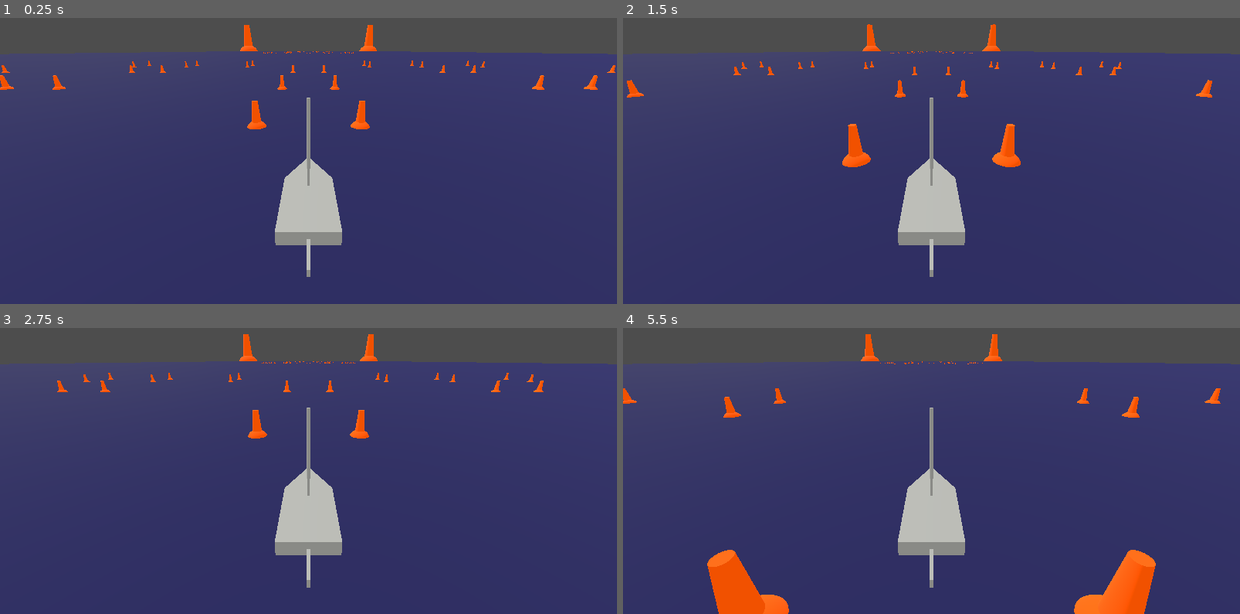
Above: before the commit, frames 1-4 (two rows, left to right).
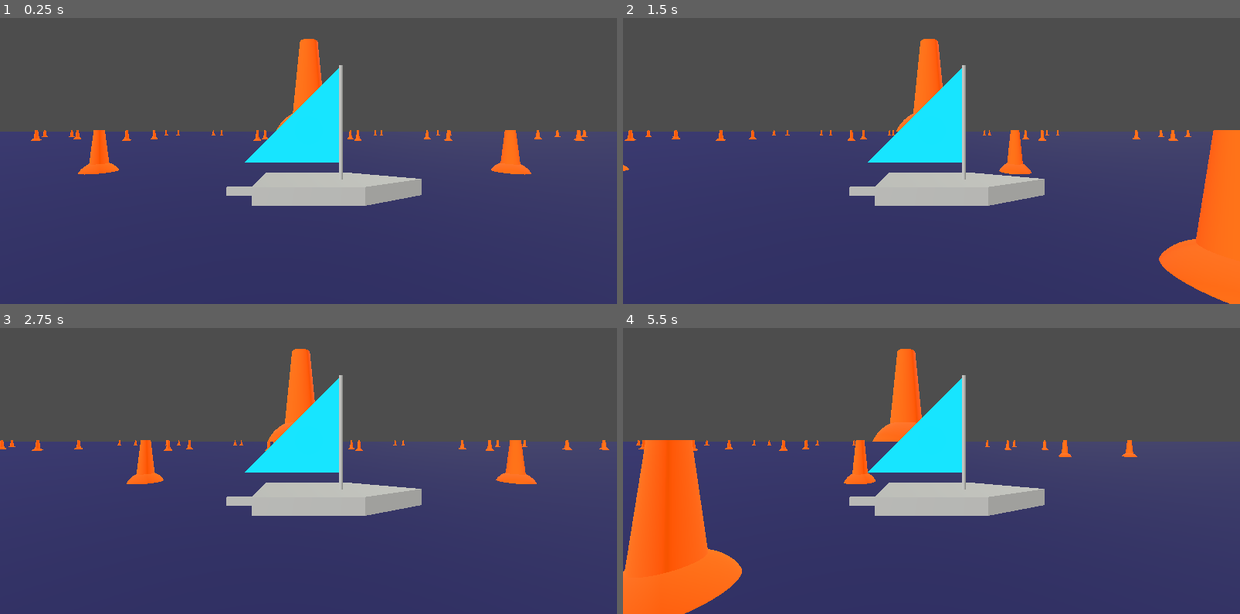
Above: after the commit, the same moments.

Repository: Wake1st/SailingSim
Game: Godot game, scene res://main.tscn
The game is run twice, just before and just after one commit, with the same random seed, the same clock (stepped at 60 frames per second) and the same inputs. The engine's default icon, where the game draws it, is replaced by a stand-in: a white triangle on a blue panel in a dark square.
Inputs:
- Up to frame 1 (0.25 s): no input
- Up to frame 2 (1.5 s): no input
- Up to frame 3 (2.75 s): no input
- Up to frame 4 (5.5 s): no input

The runs differ from the first frame. In frame 1, 35% of the frame differs, in the area x 0-100%, y 2-91%; in frame 2, 39%; in frame 3, 34%; in frame 4, 44%, in the area x 0-100%, y 2-100%.

Commit message:
dynamicaly generating sail

Diff:
--- a/boat.tscn
+++ b/boat.tscn
@@ -1,6 +1,7 @@
 [gd_scene load_steps=11 format=3 uid="uid://cjq22l0ukevnd"]
 
 [ext_resource type="Script" path="res://boat.gd" id="1_i3k2c"]
+[ext_resource type="PackedScene" uid="uid://2jgpjk614sri" path="res://boat/sail_mesh.tscn" id="2_am1mg"]
 [ext_resource type="PackedScene" uid="uid://bpc6rcc3klp3o" path="res://camera.tscn" id="2_fiwv8"]
 [ext_resource type="PackedScene" uid="uid://caplqjcoksbvr" path="res://dev/wind_curve.tscn" id="3_pm528"]
 
@@ -21,9 +22,6 @@
 top_radius = 0.06
 bottom_radius = 0.06
 height = 4.0
-
-[sub_resource type="QuadMesh" id="QuadMesh_bkxa1"]
-size = Vector2(2, 3)
 
 [sub_resource type="BoxMesh" id="BoxMesh_yq470"]
 size = Vector3(0.1, 1, 1)
@@ -59,15 +57,8 @@
 [node name="SailRoot" type="Node3D" parent="."]
 unique_name_in_owner = true
 
-[node name="SailMesh" type="MeshInstance3D" parent="SailRoot"]
-transform = Transform3D(-4.37114e-08, 0, 1, 0, 1, 0, -1, 0, -4.37114e-08, 0, 2.5, 1)
-mesh = SubResource("QuadMesh_bkxa1")
-skeleton = NodePath("../../Mast")
-
-[node name="SailMeshRev" type="MeshInstance3D" parent="SailRoot"]
-transform = Transform3D(-4.37114e-08, 0, -1, 0, 1, 0, 1, 0, -4.37114e-08, 0, 2.5, 1)
-mesh = SubResource("QuadMesh_bkxa1")
-skeleton = NodePath("../../Mast")
+[node name="SailMesh" parent="SailRoot" instance=ExtResource("2_am1mg")]
+transform = Transform3D(1, 0, 0, 0, 1, 0, 0, 0, 1, 0, 1, 0)
 
 [node name="RudderRoot" type="Node3D" parent="."]
 unique_name_in_owner = true
--- /dev/null
+++ b/boat/sail_mesh.gd
@@ -0,0 +1,73 @@
+class_name SailMesh
+extends MeshInstance3D
+
+@export var total_height: float = 3.0
+@export var total_width: float = 3.0
+@export var vertical_segments: int = 6
+@export var horizontal_segments: int = 6
+
+var height_per_segment: float = total_height / vertical_segments
+var width_per_segment: float = total_width / horizontal_segments
+
+var vertices = PackedVector3Array()
+
+
+func _ready():
+	var mat = StandardMaterial3D.new()
+	var color = Color(0.0, 0.7, 0.8)
+	mat.albedo_color = color
+
+	# loop through each row
+	for j in vertical_segments:
+			# render a triangle if final row, otherwise a whole row
+		if j == vertical_segments - 1:
+				build_triangle(j, 0)
+		else:
+			# loop through each column
+			for i in horizontal_segments - j:
+				# render a triangle and end of row, otherwise a square
+				if i == horizontal_segments - j - 1:
+					build_triangle(j, i)
+				else:
+					build_square(j, i)
+
+	var st = SurfaceTool.new()
+	st.begin(Mesh.PRIMITIVE_TRIANGLES)
+	st.set_material(mat)
+
+	for v in vertices.size():
+		print("color: %s\tvertex: %s" % [color, vertices[v]])
+		st.set_normal(Vector3.RIGHT)
+		st.set_color(color)
+		st.add_vertex(vertices[v])
+
+	#st.generate_normals()
+	#st.generate_tangents()
+	mesh = st.commit()
+
+
+
+func build_triangle(row: float, col: float) -> void:
+	var base_row: float = row * height_per_segment
+	var base_col: float = col * width_per_segment
+	var width: float = (col + 1) * width_per_segment
+	var height: float = (row + 1) * height_per_segment
+
+	vertices.push_back(Vector3(0,base_row,base_col))	# BR
+	vertices.push_back(Vector3(0,base_row,width))			# BL
+	vertices.push_back(Vector3(0,height,base_col))		# TR
+
+
+func build_square(row: float, col: float) -> void:
+	var base_row: float = row * height_per_segment
+	var base_col: float = col * width_per_segment
+	var width: float = (col + 1) * width_per_segment
+	var height: float = (row + 1) * height_per_segment
+
+	vertices.push_back(Vector3(0,base_row,base_col))	# BR
+	vertices.push_back(Vector3(0,base_row,width))			# BL
+	vertices.push_back(Vector3(0,height,base_col))		# TR
+
+	vertices.push_back(Vector3(0,base_row,width))			# BL
+	vertices.push_back(Vector3(0,height,width))				# TL
+	vertices.push_back(Vector3(0,height,base_col))		# TR
--- /dev/null
+++ b/boat/sail_mesh.tscn
@@ -0,0 +1,25 @@
+[gd_scene load_steps=3 format=3 uid="uid://2jgpjk614sri"]
+
+[ext_resource type="Script" path="res://boat/sail_mesh.gd" id="1_ipgde"]
+
+[sub_resource type="QuadMesh" id="QuadMesh_j8cax"]
+
+[node name="SailMesh" type="MeshInstance3D"]
+script = ExtResource("1_ipgde")
+
+[node name="Camera3D" type="Camera3D" parent="."]
+transform = Transform3D(-4.37114e-08, 0, 1, 0, 1, 0, -1, 0, -4.37114e-08, 7, 1, 1)
+
+[node name="Camera3D2" type="Camera3D" parent="."]
+transform = Transform3D(-4.37114e-08, 0, -1, 0, 1, 0, 1, 0, -4.37114e-08, -7, 1, 1)
+
+[node name="DirectionalLight3D" type="DirectionalLight3D" parent="."]
+transform = Transform3D(0.555762, -0.416043, 0.719748, 0.653816, 0.753472, -0.0693145, -0.513472, 0.509105, 0.690766, 11.7908, 0, 7.82416)
+
+[node name="MeshInstance3D" type="MeshInstance3D" parent="."]
+transform = Transform3D(-4.37114e-08, 0, 1, 0, 1, 0, -1, 0, -4.37114e-08, 0, -1, -1)
+mesh = SubResource("QuadMesh_j8cax")
+
+[node name="MeshInstance3D2" type="MeshInstance3D" parent="."]
+transform = Transform3D(1.31134e-07, 0, -1, 0, 1, 0, 1, 0, 1.31134e-07, 0, -1, -1)
+mesh = SubResource("QuadMesh_j8cax")
--- /dev/null
+++ b/dynamic_mesh_demo.gd
@@ -0,0 +1,93 @@
+extends MeshInstance3D
+
+var array_mesh: ArrayMesh
+
+func _ready() -> void:
+	if !array_mesh:
+		array_mesh = ArrayMesh.new()
+		mesh = array_mesh
+	array_mesh.clear_surfaces()
+	var surface_array := create_sphere(12)
+	array_mesh.add_surface_from_arrays(Mesh.PRIMITIVE_TRIANGLES, surface_array)
+	#make_wire() # Just for the purposes of debugging, probably should be turned off in a real project
+
+func make_wire():
+	var material := array_mesh.surface_get_material(0)
+	var array := array_mesh.surface_get_arrays(0)
+	array_mesh.clear_surfaces()
+	array_mesh.add_surface_from_arrays(Mesh.PRIMITIVE_LINES, array)
+	array_mesh.surface_set_material(0, material)
+
+func create_plane(subdiv: int, index: int, direction: Vector3, center: Vector3) -> Array:
+	var surface_array: Array = []
+	surface_array.resize(Mesh.ARRAY_MAX)
+
+	var positions := PackedVector3Array()
+	var normals := PackedVector3Array()
+	var indices := PackedInt32Array()
+
+	direction = direction.normalized()
+	var binormal := Vector3(direction.z, direction.x, direction.y) / subdiv
+	var tangent := binormal.rotated(direction, PI / 2.0)
+	var offset := -subdiv * (binormal + tangent) / 2.0 + center
+
+	for x: int in subdiv:
+		for y: int in subdiv:
+			var vertex_offset := binormal * x + tangent * y + offset
+			var index_offset := 4 * (x * subdiv + y) + index
+
+			positions.append_array([
+				vertex_offset,
+				vertex_offset + tangent,
+				vertex_offset + tangent + binormal,
+				vertex_offset + binormal
+			])
+
+			normals.append_array([
+				direction, direction, direction, direction
+			])
+
+			indices.append_array([
+				index_offset, index_offset + 1, index_offset + 2,
+				index_offset, index_offset + 2, index_offset + 3
+			])
+	surface_array[Mesh.ARRAY_VERTEX] = positions
+	surface_array[Mesh.ARRAY_NORMAL] = normals
+	surface_array[Mesh.ARRAY_INDEX] = indices
+
+	return surface_array
+
+func create_cube(subdiv: int) -> Array:
+	var surface_array: Array = []
+	surface_array.resize(Mesh.ARRAY_MAX)
+
+	var positions := PackedVector3Array()
+	var normals := PackedVector3Array()
+	var indices := PackedInt32Array()
+
+	const directions: PackedVector3Array = [
+		Vector3.UP, Vector3.DOWN, Vector3.LEFT, Vector3.RIGHT, Vector3.FORWARD, Vector3.BACK
+	]
+
+	for i: int in directions.size():
+		var index := 4 * i * subdiv * subdiv
+		var plane := create_plane(subdiv, index, directions[i], directions[i] / 2.0)
+		positions.append_array(plane[Mesh.ARRAY_VERTEX])
+		normals.append_array(plane[Mesh.ARRAY_NORMAL])
+		indices.append_array(plane[Mesh.ARRAY_INDEX])
+
+	surface_array[Mesh.ARRAY_VERTEX] = positions
+	surface_array[Mesh.ARRAY_NORMAL] = normals
+	surface_array[Mesh.ARRAY_INDEX] = indices
+
+	return surface_array
+
+func create_sphere(subdiv: int) -> Array:
+	var surface_array := create_cube(subdiv)
+
+	for i: int in surface_array[Mesh.ARRAY_VERTEX].size():
+		var vertex: Vector3 = surface_array[Mesh.ARRAY_VERTEX][i]
+		surface_array[Mesh.ARRAY_VERTEX][i] = vertex.normalized() / 2.0
+		surface_array[Mesh.ARRAY_NORMAL][i] = vertex.normalized()
+
+	return surface_array
--- /dev/null
+++ b/dynamic_mesh_demo.tscn
@@ -0,0 +1,9 @@
+[gd_scene load_steps=2 format=3 uid="uid://bpnivxj8km425"]
+
+[ext_resource type="Script" path="res://dynamic_mesh_demo.gd" id="1_ceg71"]
+
+[node name="DynamicMeshDemo" type="MeshInstance3D"]
+script = ExtResource("1_ceg71")
+
+[node name="Camera3D" type="Camera3D" parent="."]
+transform = Transform3D(1, 0, 0, 0, 1, 0, 0, 0, 1, 0, 0, 4)
